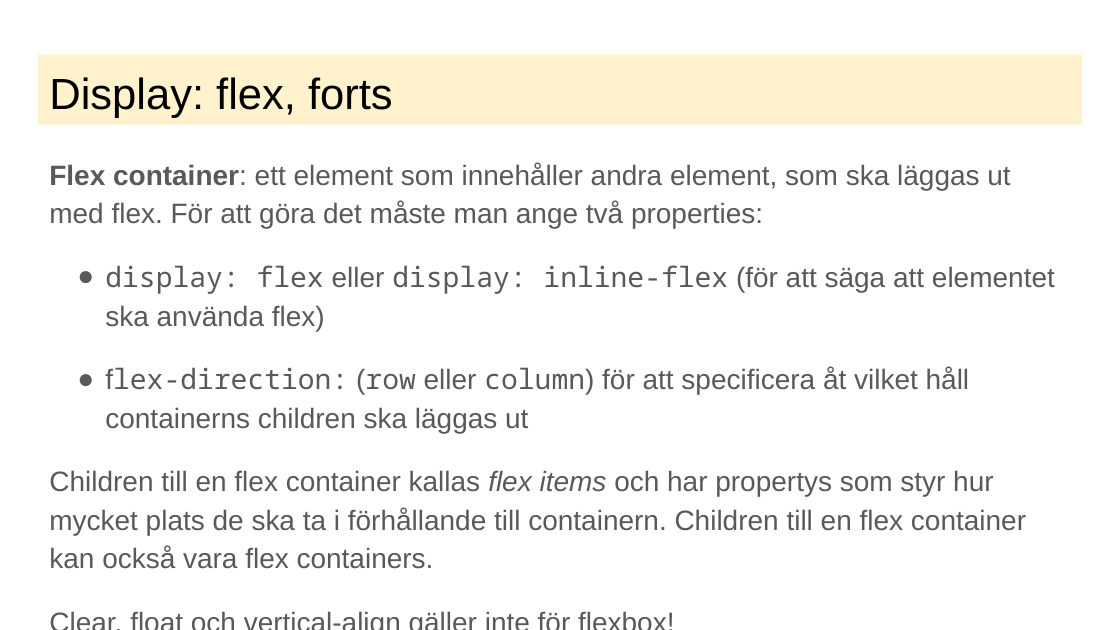
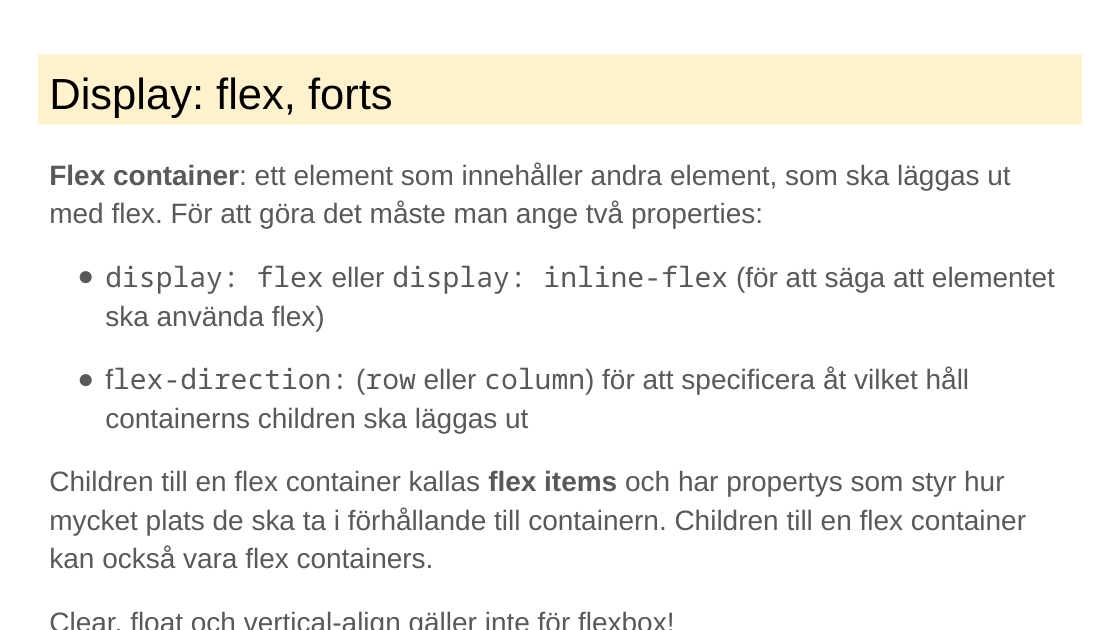
Before and after one commit to gorrew/gorrew.github.io, a slide deck: slide 9 of document/05 Flexbox.pptx. Drawn at 1120x630 pixels with LibreOffice and Linux fonts; fonts in the diff are those of the drawing. Boxes give left, top, right and bottom in pixels: in the first picture for what was removed or moved away, otherwise in the second. Text is boxed around its words. In the diff, an @@ line names an element or a change of style, - is before the commit and + after.

```diff
--- a/document/05 Flexbox.pptx
+++ b/document/05 Flexbox.pptx
@@ text at (49,470,1026,569): bold on, italic off in "flex items" @@
```
Also in this commit, not shown: 8 other files.
